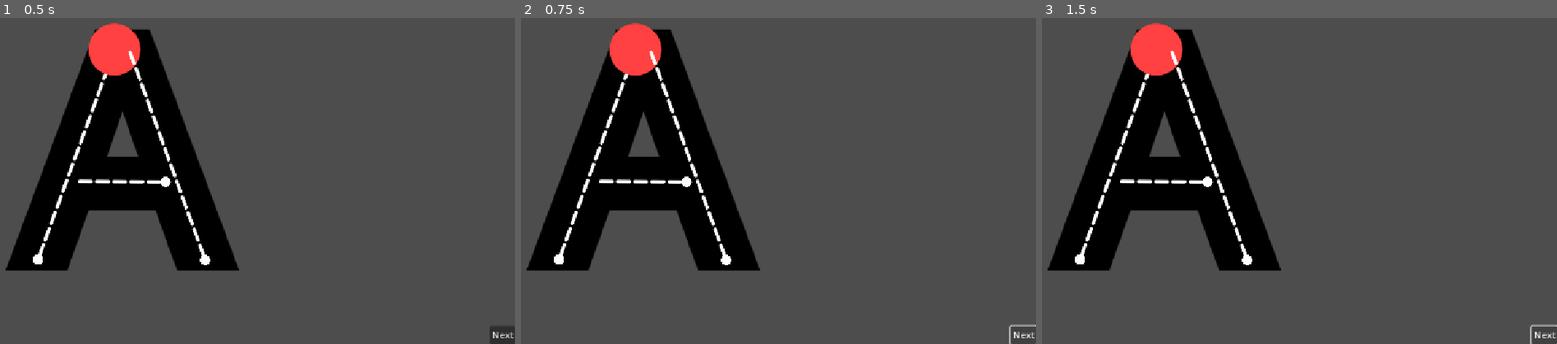
Above: before the commit, frames 1-3 (left to right).
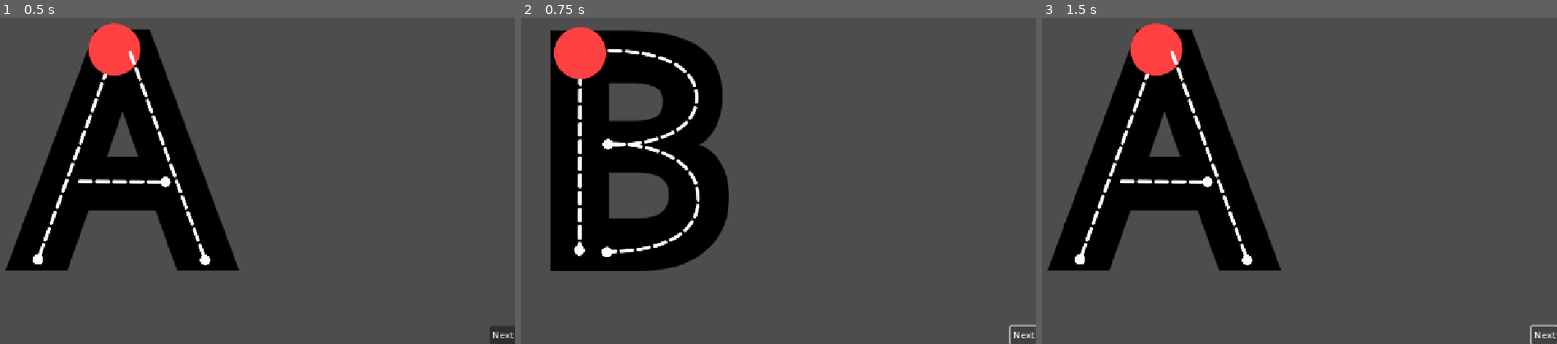
Above: after the commit, the same moments.

Repository: BlazingNeutron/urban-garbanzo
Game: Godot game, scene res://scenes/main_stage.tscn
Two runs of this game, one before a commit and one after it. Both use one fixed random seed, a clock stepped at 60 frames per second and the inputs below.
Inputs:
- Up to frame 1 (0.5 s): no input
- Up to frame 2 (0.75 s): click "Next" at 0.5 s
- Up to frame 3 (1.5 s): click "Next" at 1.25 s

Frame 1 is identical in both runs. In frame 2, 15% of the frame differs, in the area x 1-47%, y 1-78%; in frame 3, nothing differs.

Commit message:
Improved drag for curves, updated to godot 4.4

Diff:
--- a/project.godot
+++ b/project.godot
@@ -12,7 +12,7 @@
 
 config/name="letter-tracer"
 run/main_scene="res://scenes/main_stage.tscn"
-config/features=PackedStringArray("4.3", "Forward Plus")
+config/features=PackedStringArray("4.4", "Forward Plus")
 config/icon="res://icon.svg"
 
 [display]
--- a/scenes/letter.tscn
+++ b/scenes/letter.tscn
@@ -15,7 +15,7 @@
 theme_override_colors/default_color = Color(0, 0, 0, 1)
 theme_override_font_sizes/bold_font_size = 286
 bbcode_enabled = true
-text = "[b]A[/b]"
+text = "[b][/b]"
 fit_content = true
 autowrap_mode = 0
 
--- a/scenes/letter_path.tscn
+++ b/scenes/letter_path.tscn
@@ -1,20 +1,20 @@
 [gd_scene load_steps=7 format=3 uid="uid://ctpin31ahbdpr"]
 
-[ext_resource type="Script" path="res://scripts/letter_path.gd" id="1_2i6y2"]
+[ext_resource type="Script" uid="uid://snujoof1kuvo" path="res://scripts/letter_path.gd" id="1_2i6y2"]
 [ext_resource type="Texture2D" uid="uid://c7qcdvq3kvg3y" path="res://assets/images/grab-indicator.png" id="1_e0nmi"]
 [ext_resource type="Texture2D" uid="uid://c7w11x3h84ksb" path="res://assets/images/dashed.png" id="2_vbs8d"]
 [ext_resource type="Texture2D" uid="uid://c533vh6peh46i" path="res://assets/images/end-dot.png" id="3_ratga"]
 
-[sub_resource type="ShaderMaterial" id="ShaderMaterial_0e8a5"]
+[sub_resource type="ShaderMaterial" id="ShaderMaterial_v01t8"]
 
 [sub_resource type="Curve2D" id="Curve2D_u41ii"]
 _data = {
-"points": PackedVector2Array(0, 0, 0, 0, 475, 132, 0, 0, 0, 0, 608, 500)
+"points": PackedVector2Array(0, 0, 0, 0, 53, 105, 0, 0, 0, 0, 54, 285)
 }
 point_count = 2
 
 [node name="LetterPath" type="Path2D"]
-material = SubResource("ShaderMaterial_0e8a5")
+material = SubResource("ShaderMaterial_v01t8")
 curve = SubResource("Curve2D_u41ii")
 script = ExtResource("1_2i6y2")
 
@@ -29,8 +29,8 @@
 
 [node name="PathFollower" type="PathFollow2D" parent="."]
 visible = false
-position = Vector2(475, 132)
-rotation = 1.22399
+position = Vector2(53, 105)
+rotation = 1.56524
 loop = false
 
 [node name="PathGrabberSprite" type="Sprite2D" parent="PathFollower"]
--- /dev/null
+++ b/scenes/letters/capital_letter_b.tscn
@@ -0,0 +1,109 @@
+[gd_scene load_steps=11 format=3 uid="uid://diva8vi78dcq4"]
+
+[ext_resource type="PackedScene" uid="uid://4gktlgtprxfr" path="res://scenes/letter.tscn" id="1_svvq7"]
+[ext_resource type="Script" uid="uid://snujoof1kuvo" path="res://scripts/letter_path.gd" id="2_2xpwc"]
+[ext_resource type="Texture2D" uid="uid://c7w11x3h84ksb" path="res://assets/images/dashed.png" id="3_302aa"]
+[ext_resource type="Texture2D" uid="uid://c533vh6peh46i" path="res://assets/images/end-dot.png" id="4_nxb2r"]
+[ext_resource type="Texture2D" uid="uid://c7qcdvq3kvg3y" path="res://assets/images/grab-indicator.png" id="5_3tsar"]
+
+[sub_resource type="ShaderMaterial" id="ShaderMaterial_0e8a5"]
+
+[sub_resource type="Curve2D" id="Curve2D_478xb"]
+_data = {
+"points": PackedVector2Array(0, 0, 0, 0, 352, 137, 0, 0, 0, 0, 351, 483)
+}
+point_count = 2
+
+[sub_resource type="Curve2D" id="Curve2D_lm3dr"]
+_data = {
+"points": PackedVector2Array(0, 0, 0, 0, 399, 133, -0.476019, -87.2894, 0.476019, 87.2894, 556, 215, -3.07443, 3.5391, 3.07443, -3.5391, 401, 297)
+}
+point_count = 3
+
+[sub_resource type="ShaderMaterial" id="ShaderMaterial_v01t8"]
+
+[sub_resource type="Curve2D" id="Curve2D_kohs7"]
+_data = {
+"points": PackedVector2Array(0, 0, 0, 0, 405, 298, -0.402629, -99.6262, 0.402629, 99.6262, 559, 395, 0, 0, 0, 0, 399, 487)
+}
+point_count = 3
+
+[node name="Letter" instance=ExtResource("1_svvq7")]
+
+[node name="RichTextLabel" parent="." index="1"]
+offset_left = 250.0
+offset_top = -51.0
+offset_right = 612.0
+offset_bottom = 676.0
+theme_override_font_sizes/bold_font_size = 533
+text = "[b]B[/b]"
+
+[node name="LetterPath" type="Path2D" parent="LetterPaths" index="0"]
+material = SubResource("ShaderMaterial_0e8a5")
+curve = SubResource("Curve2D_478xb")
+script = ExtResource("2_2xpwc")
+
+[node name="Dash" type="Line2D" parent="LetterPaths/LetterPath" index="0"]
+texture_repeat = 2
+texture = ExtResource("3_302aa")
+texture_mode = 1
+
+[node name="EndPoint" type="Sprite2D" parent="LetterPaths/LetterPath" index="1"]
+scale = Vector2(0.2, 0.2)
+texture = ExtResource("4_nxb2r")
+
+[node name="PathFollower" type="PathFollow2D" parent="LetterPaths/LetterPath" index="2"]
+visible = false
+position = Vector2(352, 137)
+rotation = 1.57369
+loop = false
+
+[node name="PathGrabberSprite" type="Sprite2D" parent="LetterPaths/LetterPath/PathFollower" index="0"]
+texture = ExtResource("5_3tsar")
+
+[node name="LetterPath2" type="Path2D" parent="LetterPaths" index="1"]
+material = SubResource("ShaderMaterial_0e8a5")
+curve = SubResource("Curve2D_lm3dr")
+script = ExtResource("2_2xpwc")
+
+[node name="Dash" type="Line2D" parent="LetterPaths/LetterPath2" index="0"]
+texture_repeat = 2
+texture = ExtResource("3_302aa")
+texture_mode = 1
+
+[node name="EndPoint" type="Sprite2D" parent="LetterPaths/LetterPath2" index="1"]
+scale = Vector2(0.2, 0.2)
+texture = ExtResource("4_nxb2r")
+
+[node name="PathFollower" type="PathFollow2D" parent="LetterPaths/LetterPath2" index="2"]
+visible = false
+position = Vector2(399, 133)
+rotation = 0.481323
+loop = false
+
+[node name="PathGrabberSprite" type="Sprite2D" parent="LetterPaths/LetterPath2/PathFollower" index="0"]
+texture = ExtResource("5_3tsar")
+
+[node name="LetterPath3" type="Path2D" parent="LetterPaths" index="2"]
+material = SubResource("ShaderMaterial_v01t8")
+position = Vector2(0, -1)
+curve = SubResource("Curve2D_kohs7")
+script = ExtResource("2_2xpwc")
+
+[node name="Dash" type="Line2D" parent="LetterPaths/LetterPath3" index="0"]
+texture_repeat = 2
+texture = ExtResource("3_302aa")
+texture_mode = 1
+
+[node name="EndPoint" type="Sprite2D" parent="LetterPaths/LetterPath3" index="1"]
+scale = Vector2(0.2, 0.2)
+texture = ExtResource("4_nxb2r")
+
+[node name="PathFollower" type="PathFollow2D" parent="LetterPaths/LetterPath3" index="2"]
+visible = false
+position = Vector2(405, 298)
+rotation = 0.562094
+loop = false
+
+[node name="PathGrabberSprite" type="Sprite2D" parent="LetterPaths/LetterPath3/PathFollower" index="0"]
+texture = ExtResource("5_3tsar")
--- a/scripts/drag.gd
+++ b/scripts/drag.gd
@@ -20,17 +20,17 @@
 	var next_path_point = path.curve.get_baked_points()[curve_index]
 	var pull_direction = sprite.global_position.direction_to(get_global_mouse_position())
 	var goal_direction = sprite.global_position.direction_to(next_path_point)
-	if curve_index >= 1:
-		var not_the_goal_direction = sprite.global_position.direction_to(path.curve.get_baked_points()[curve_index - 1])
-		if pull_direction.dot(not_the_goal_direction) > 0:
-			dragging = false
-	if pull_direction.dot(goal_direction) < 0:
-		if path.curve.get_baked_points().size() > curve_index + 1:
-			var next_goal_direction = sprite.global_position.direction_to(path.curve.get_baked_points()[curve_index + 1])
-			if pull_direction.dot(next_goal_direction) > 0:
-				curve_index += 1
-	if pressed and dragging:
+	var not_the_goal_direction = sprite.global_position.direction_to(path.curve.get_baked_points()[curve_index - 1])
+
+	if pressed and dragging and pull_direction.dot(goal_direction) > 0.0:
 		path_follow.progress += calc_offset(sprite, path)
+		var baked_point = path.curve.get_closest_offset(sprite.global_position)
+		var idx = 0
+		for bakedpoint in path.curve.get_baked_points():
+			if path.curve.get_closest_offset(bakedpoint) > path_follow.progress:
+				curve_index = idx
+				break
+			idx += 1
 	if path_follow.progress_ratio >= 1.0:
 		path_follow.hide()
 		dragging = false
@@ -39,12 +39,15 @@
 func next_path() -> void:
 	path_index += 1
 	curve_index = 1
+	pressed = false
+	dragging = false
 	if path_index >= letter_paths.get_child_count():
 		return
 	path = letter_paths.get_children()[path_index]
 	path_follow = path.get_node("PathFollower")
 	sprite = path_follow.get_node("PathGrabberSprite")
 	path_follow.show()
+	print("baked points ", path.curve.get_baked_points())
 
 func calc_offset(sprite : Sprite2D, path : Path2D) -> float:
 	var pull_direction = sprite.global_position.direction_to(get_global_mouse_position())
--- a/scripts/letter_path.gd
+++ b/scripts/letter_path.gd
@@ -9,10 +9,7 @@
 func _ready() -> void:
 	for point in curve.get_baked_points():
 		dash.add_point(point + position)
-	#dash.rotation = self.curve.get_point_position(0).angle_to_point(self.curve.get_point_position(1))
-	#dash.region_rect.size = Vector2(self.curve.get_baked_length() * SCALED_DOT_IMAGE, 100)
-	#dash.position = self.curve.get_point_position(0).lerp(self.curve.get_point_position(1), 0.5)
-	end_point.position = curve.get_point_position(1)
+	end_point.position = curve.get_point_position(curve.point_count - 1)
 
 func _process(delta: float) -> void:
 	if path_follower.progress_ratio >= 1.0:
--- a/scripts/main_stage.gd
+++ b/scripts/main_stage.gd
@@ -8,6 +8,9 @@
 		[
 			{
 				"scene": "capital_letter_a"
+			},
+			{
+				"scene": "capital_letter_b"
 			}
 		]
 }
Not shown: 1 places in scenes/letter.tscn that only renumber resources
Not shown: 1 places in scenes/letters/capital_letter_a.tscn that only renumber resources
Not shown: 1 places in scenes/main_stage.tscn that only renumber resources
Not shown, added: scripts/drag.gd.uid
Not shown, added: scripts/letter_path.gd.uid
Not shown, added: scripts/main_stage.gd.uid
